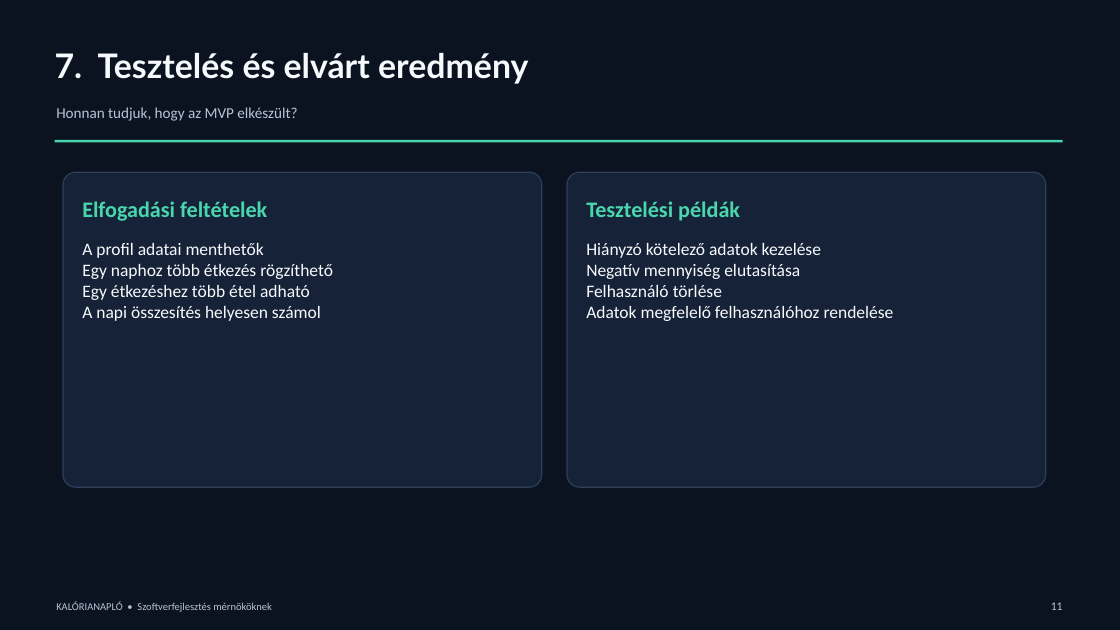
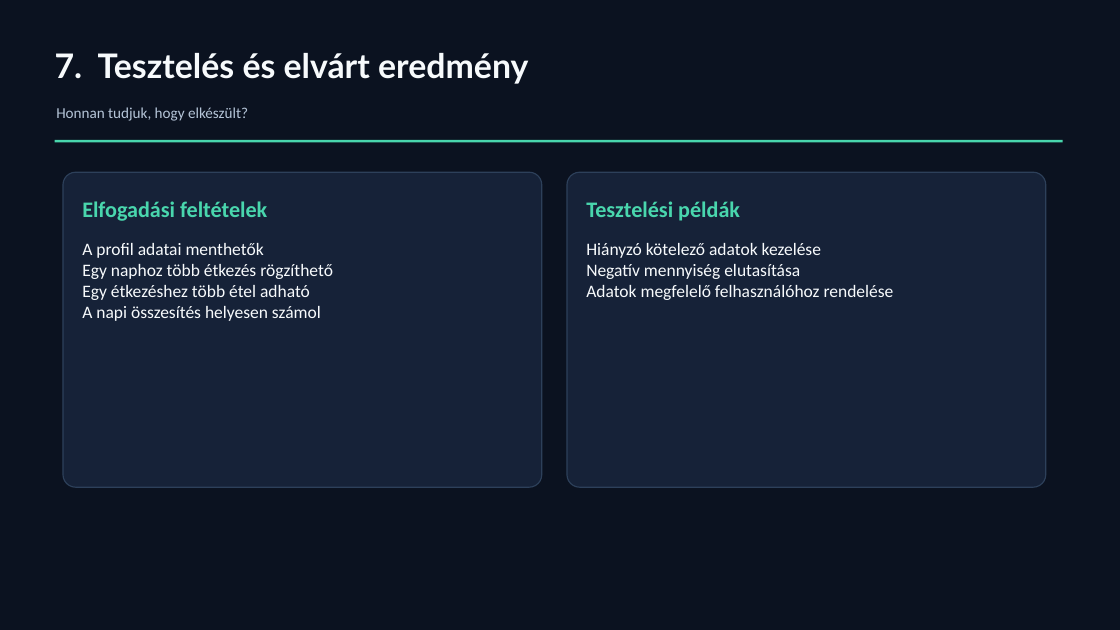
Before and after one commit to pbkbuff/arvacskak_projekt, a slide deck: slide 9 of docs/Kaloriszamlalo_projektbemutato.pptx (slide 8 before the commit). Drawn at 1120x630 pixels with LibreOffice and Linux fonts; fonts in the diff are those of the drawing. Boxes give left, top, right and bottom in pixels: in the first picture for what was removed or moved away, otherwise in the second. Text is boxed around its words. In the diff, an @@ line names an element or a change of style, - is before the commit and + after.

```diff
--- a/docs/Kaloriszamlalo_projektbemutato.pptx
+++ b/docs/Kaloriszamlalo_projektbemutato.pptx
@@ text at (x1=56, y1=107, x2=248, y2=121): text changed @@
-Honnan tudjuk, hogy az MVP elkészült?
+Honnan tudjuk, hogy elkészült?
@@ text at (x1=586, y1=285, x2=722, y2=297): paragraph removed @@
-Felhasználó törlése
@@ text removed at (x1=56, y1=602, x2=272, y2=612) @@
-KALÓRIANAPLÓ • Szoftverfejlesztés mérnököknek
@@ text removed at (x1=1051, y1=602, x2=1063, y2=610) @@
-11
```
Also in this commit, not shown: 8 other slides changed, 4 slides added.
